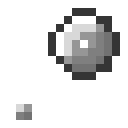
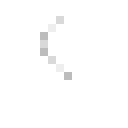
Revision of a layered 128 × 128 image; what changed, layer by layer:
showed group "Modifiers" (1st of 2, in "NEW") (21 layers) over [16, 8, 120, 120]
added layer "extension" (1st of 3, in "NEW" › "Modifiers") in group "Modifiers" over [40, 16, 72, 80]
hid group "Yoyo" (1st of 2, in "NEW") (22 layers) over [16, 8, 120, 120]
hid group "Body Alt" (1st of 2, in "NEW" › "Yoyo") (11 layers) over [16, 8, 120, 120]
hid "body1_iron" over [16, 8, 120, 120]
